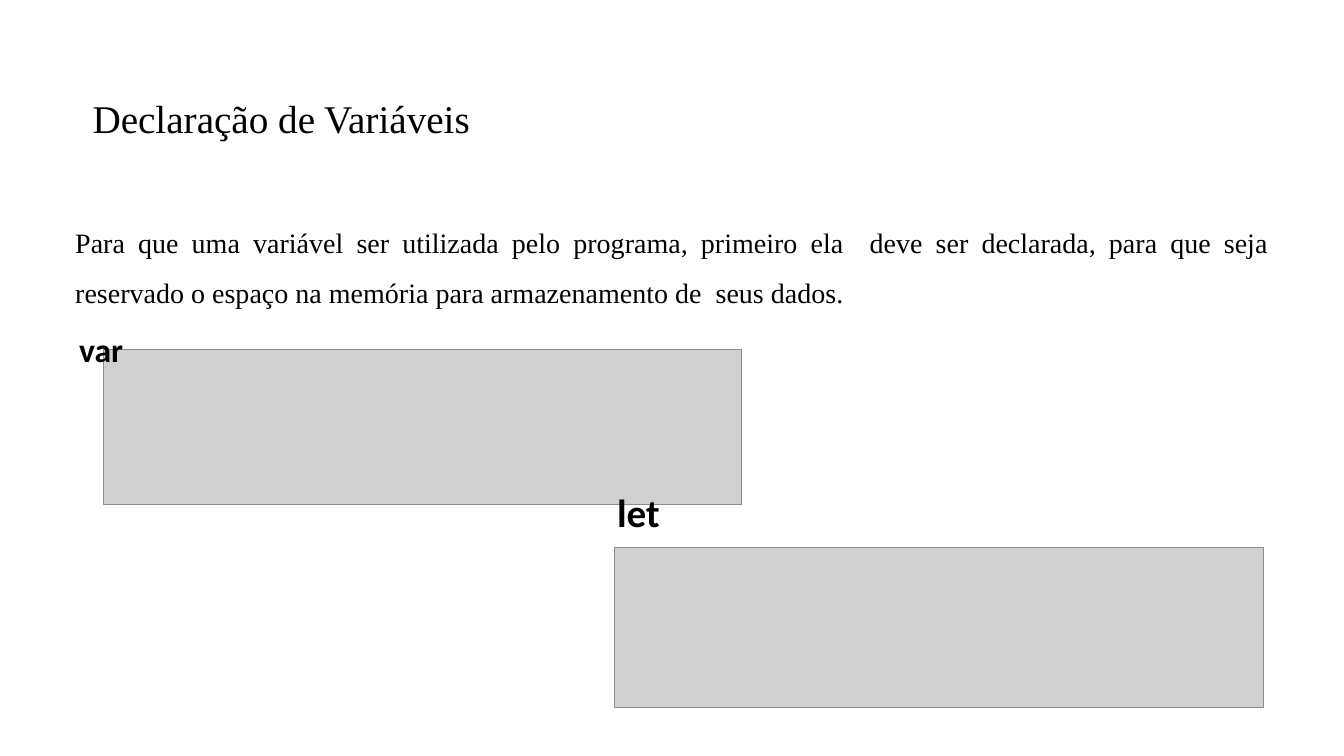
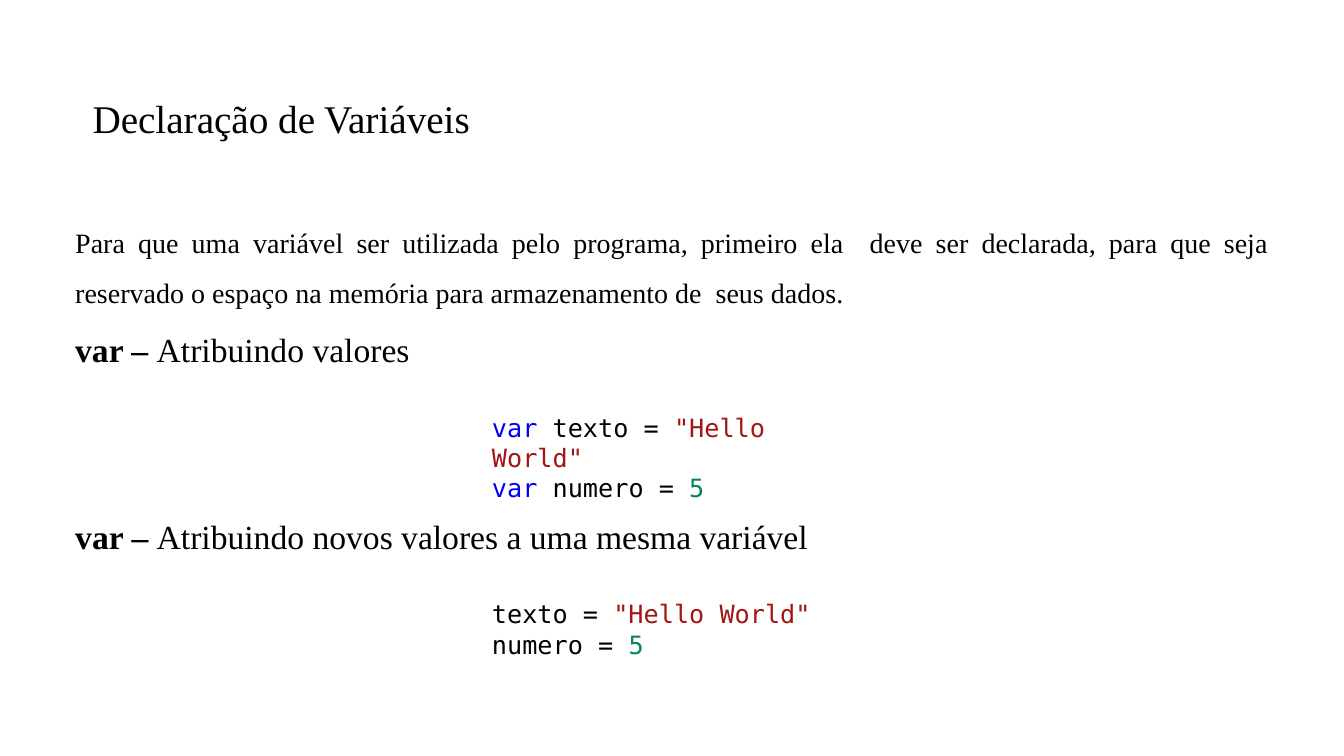
Before and after one commit to PedroMiho/Logica-de-Programacao, a slide deck: slide 16 of Módulo 02 - JavaScript/Aula 12 - Introdução ao JS/Introdução ao JS.pptx. Drawn at 1344x756 pixels with LibreOffice and Linux fonts; fonts in the diff are those of the drawing; grey boxes stand for pictures; background and template pictures are left out. Boxes give left, top, right and bottom in pixels: in the first picture for what was removed or moved away, otherwise in the second. Text is boxed around its words. In the diff, an @@ line names an element or a change of style, - is before the commit and + after.

```diff
--- a/Módulo 02 - JavaScript/Aula 12 - Introdução ao JS/Introdução ao JS.pptx
+++ b/Módulo 02 - JavaScript/Aula 12 - Introdução ao JS/Introdução ao JS.pptx
@@ text at [75,338,410,363]: text changed; font Calibri to Times New Roman; bold off @@
-var
+var – Atribuindo valores
@@ picture removed at [104,350,742,505] @@
@@ text added at [492,417,765,498], 18 pt, text #000000 @@
+var texto = "Hello World"
+var numero = 5
@@ text removed at [617,499,660,537] @@
-let
@@ text added at [75,525,808,550], 24 pt, text #000000 @@
+var – Atribuindo novos valores a uma mesma variável
@@ picture removed at [614,547,1263,708] @@
@@ text added at [492,603,811,655], 18 pt, text #000000 @@
+texto = "Hello World"
+numero = 5
```
Also in this commit, not shown: 3 other slides changed, 3 slides added, 4 slides removed, 9 other files.
